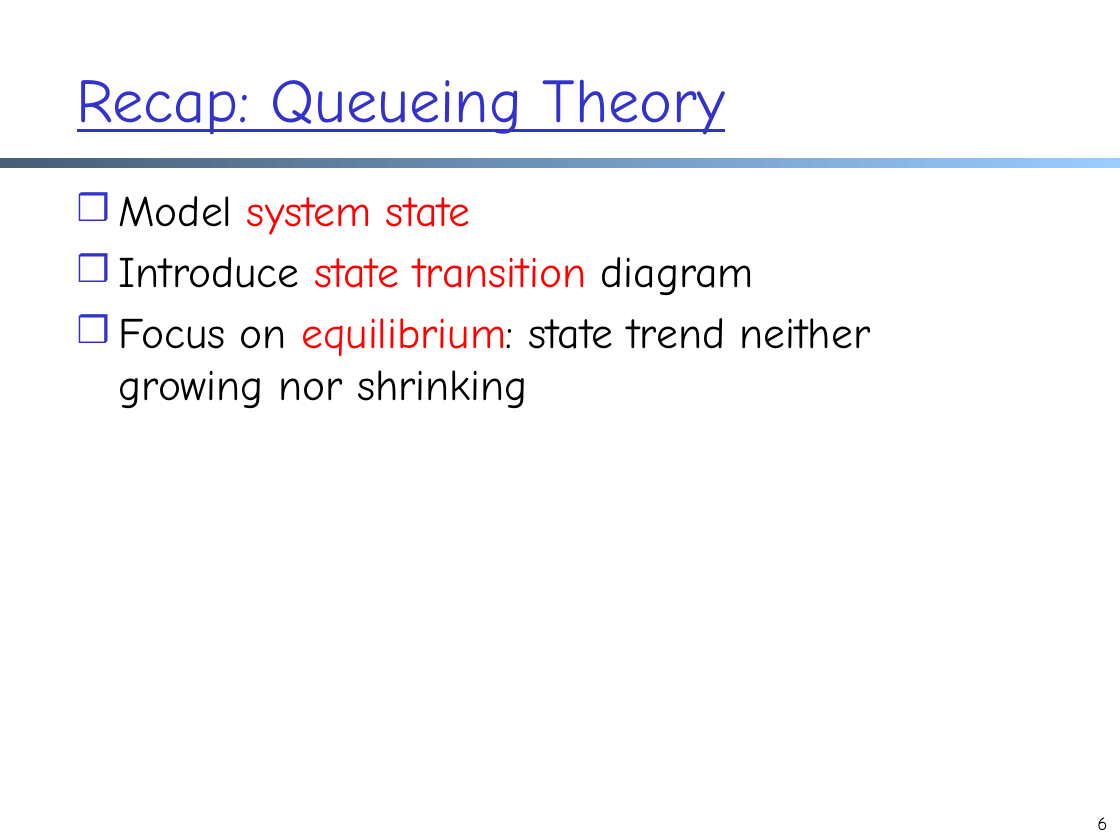
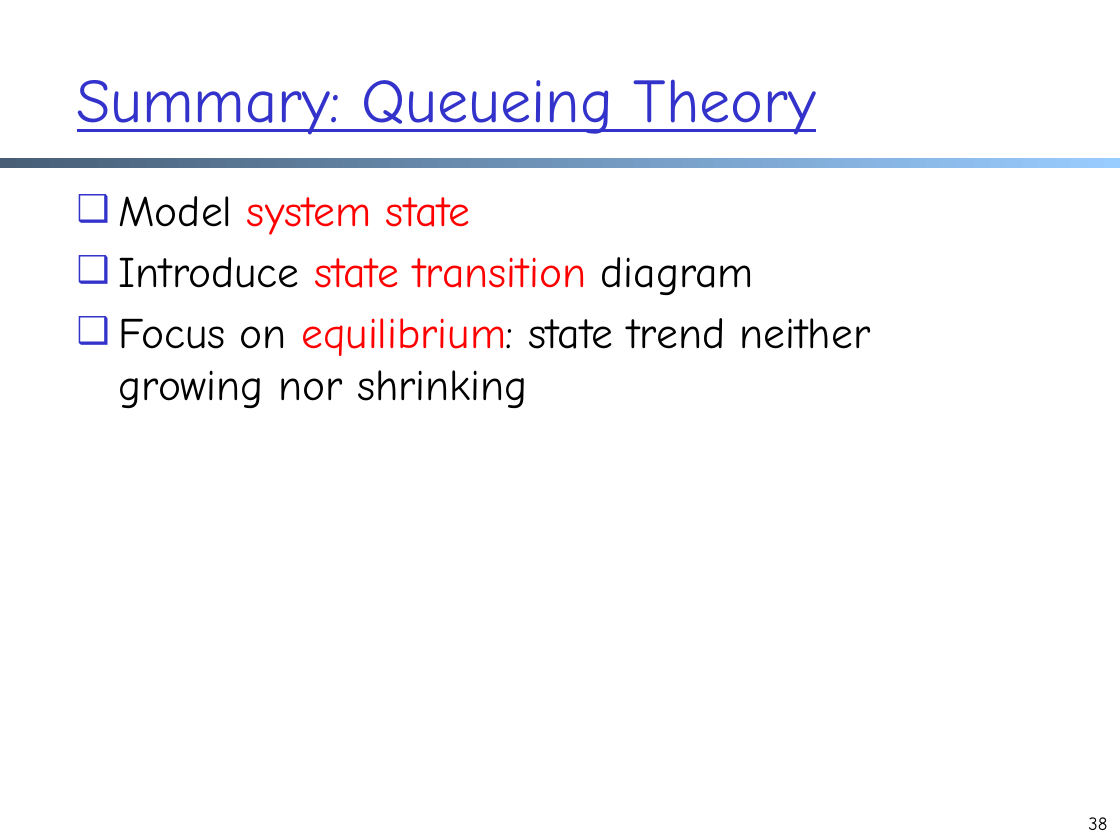
Before and after one commit to xiangq27/xiangq27.github.io, a slide deck: slide 38 of courses/cnns-xmuf21/files/lectures/architecture.pptx (slide 6 before the commit). Drawn at 1120x840 pixels with LibreOffice and Linux fonts; fonts in the diff are those of the drawing. Boxes give left, top, right and bottom in pixels: in the first picture for what was removed or moved away, otherwise in the second. Text is boxed around its words. In the diff, an @@ line names an element or a change of style, - is before the commit and + after.

```diff
--- a/courses/cnns-xmuf21/files/lectures/architecture.pptx
+++ b/courses/cnns-xmuf21/files/lectures/architecture.pptx
@@ title at bbox=[77, 79, 816, 135]: text changed @@
-Recap: Queueing Theory
+Summary: Queueing Theory
@@ text "Model system state" at bbox=[119, 196, 871, 409]: bullet ❒ to ❑ @@
@@ page number at bbox=[1088, 817, 1107, 830]: text changed @@
-6
+38
```
Also in this commit, not shown: 34 other slides changed, 28 slides added, 4 other files.
